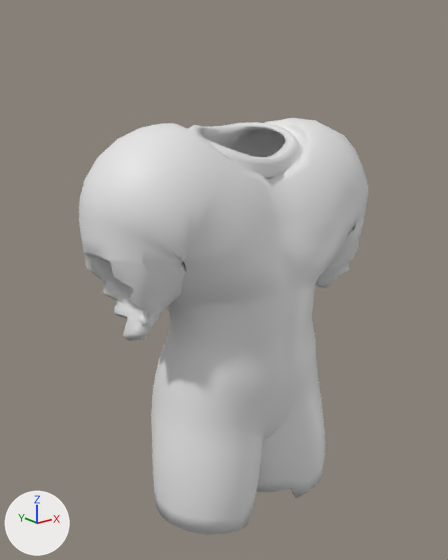
The FBX model unity/Assets/Art/Chars/Garments/resist_soldier.fbx, before and after one commit.
Both versions are drawn from a camera (50 mm lens) standing at (-0.86, -1.05, 1.546) and looking at (-0.022, -0.002, 1.127). The lights are fixed; the arrows at lower left show +X, +Y and +Z. The first picture is the older version.

Objects in the first picture: 'garment_resist_soldier'.
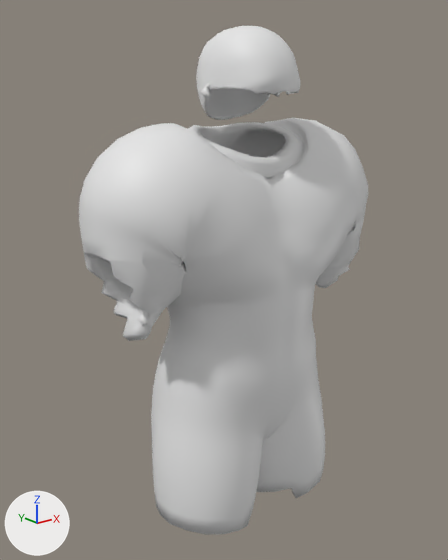
The edits, one by one:
Material 'hair' (mat_hair) is new.
Its base color is (0.8, 0.8, 0.8) (white #e7e7e7).
me_garment_resist_soldier is used by ob_garment_resist_soldier; location (0.0, 0.0, 0.0).
me_garment_resist_soldier had 3320 vertices, 3326 faces and spanned x -0.354..0.354, y -0.194..0.153, z 0.59..1.476.
me_garment_resist_soldier now has 5438 vertices, 5448 faces and spans x -0.354..0.354, y -0.194..0.153, z 0.59..1.659.
me_garment_resist_soldier part 1: a new loose piece of 1642 vertices spanning x -0.106..0.106, y -0.161..0.066, z 1.476..1.659, in mat_hair (white #e7e7e7).
Other edits to the shape of me_garment_resist_soldier do not show in these pictures.
me_garment_resist_soldier gains material mat_hair (white #e7e7e7).

What differs and where, as boxes [x1, y1, x2, y2] in the pictures (448 x 560 px):
'garment_resist_soldier', reshaped (22% taller)
    before: [79, 118, 368, 535]
    after: [79, 26, 368, 535]
part 1 of me_garment_resist_soldier, added
    after: [196, 26, 300, 120]
